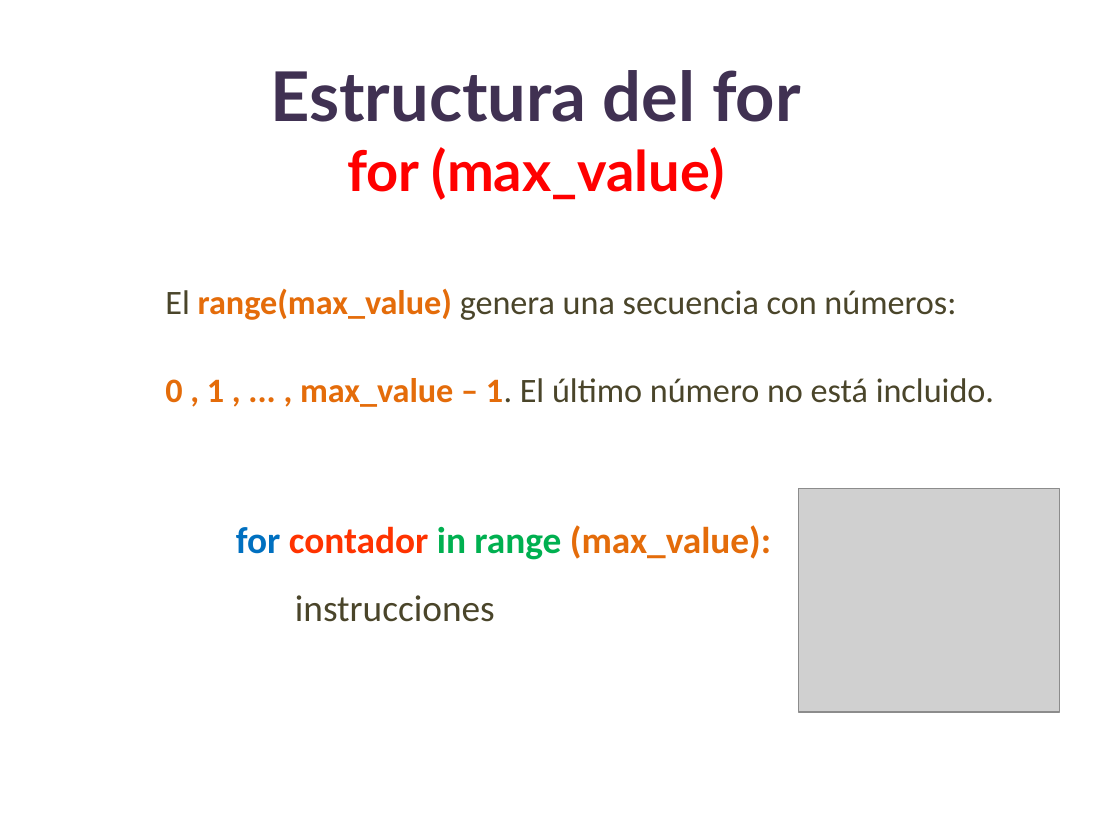
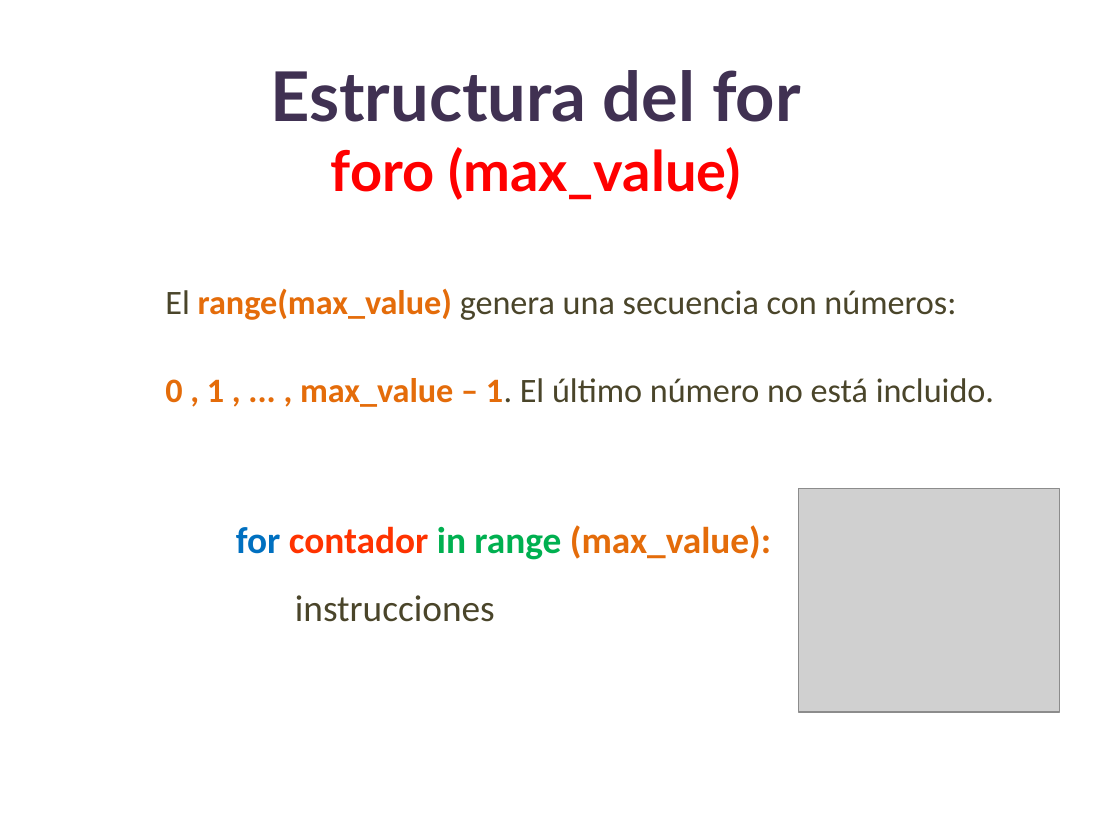
Before and after one commit to lizetheP/PensamientoC, a slide deck: slide 10 of CalendarioAgo2022/presentaciones/8_For.pptx. Drawn at 1120x840 pixels with LibreOffice and Linux fonts; fonts in the diff are those of the drawing; grey boxes stand for pictures. Boxes give left, top, right and bottom in pixels: in the first picture for what was removed or moved away, otherwise in the second. Text is boxed around its words. In the diff, an @@ line names an element or a change of style, - is before the commit and + after.

```diff
--- a/CalendarioAgo2022/presentaciones/8_For.pptx
+++ b/CalendarioAgo2022/presentaciones/8_For.pptx
@@ title at (270,70,801,200): text changed @@
-Estructura del for
-for (max_value)
+Estructura del for
+foro (max_value)
```
Also in this commit, not shown: 4 other slides changed.
